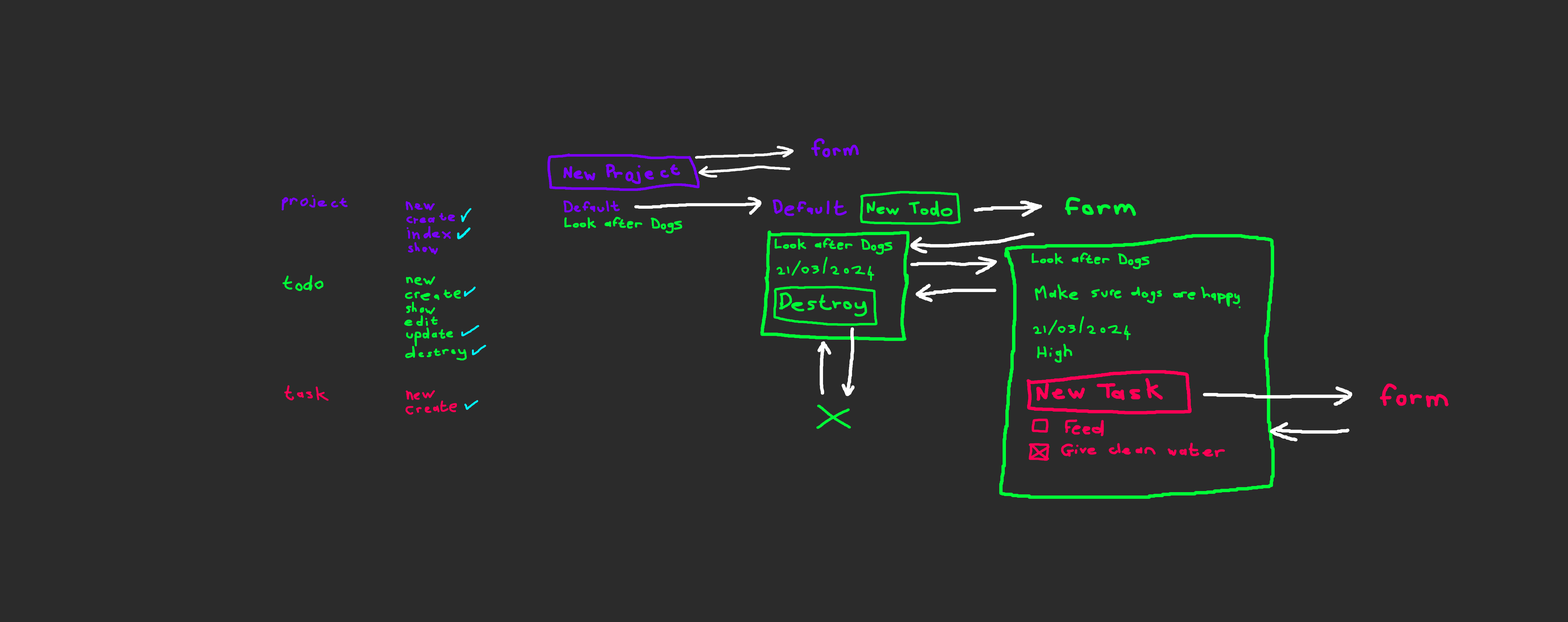
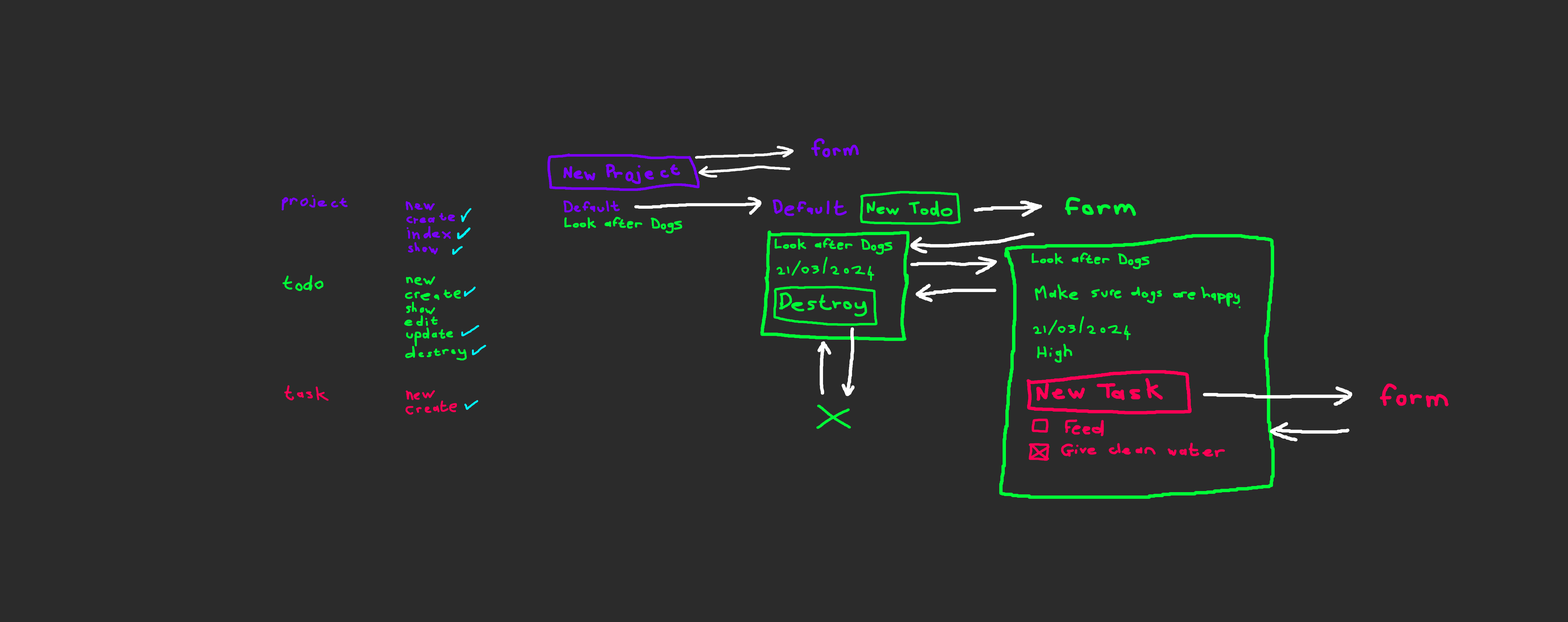
Before/after of a 1568×622 layered artwork. What changed in the layer stack:
painted on "Paint Layer 2" over bbox(452, 246, 463, 256)
painted on "Paint Layer 1" over bbox(452, 246, 463, 256)
